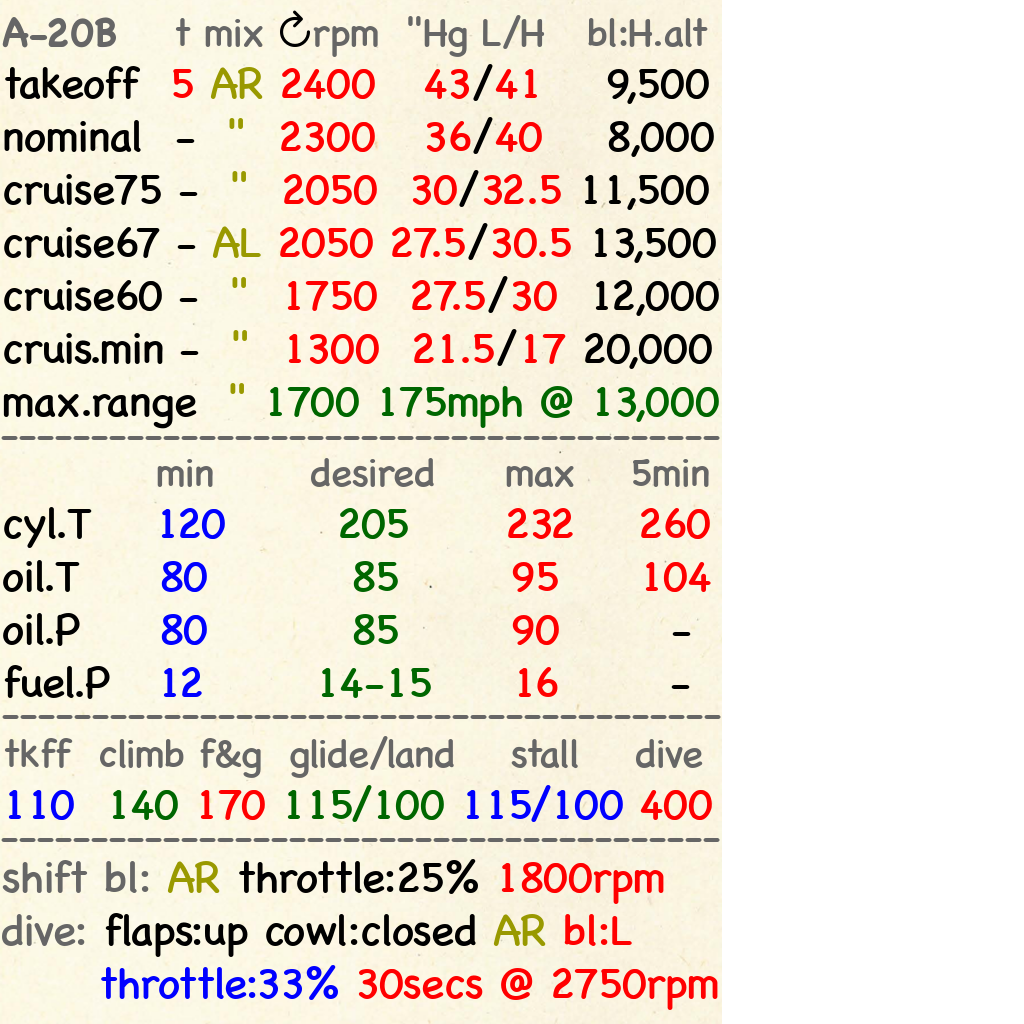
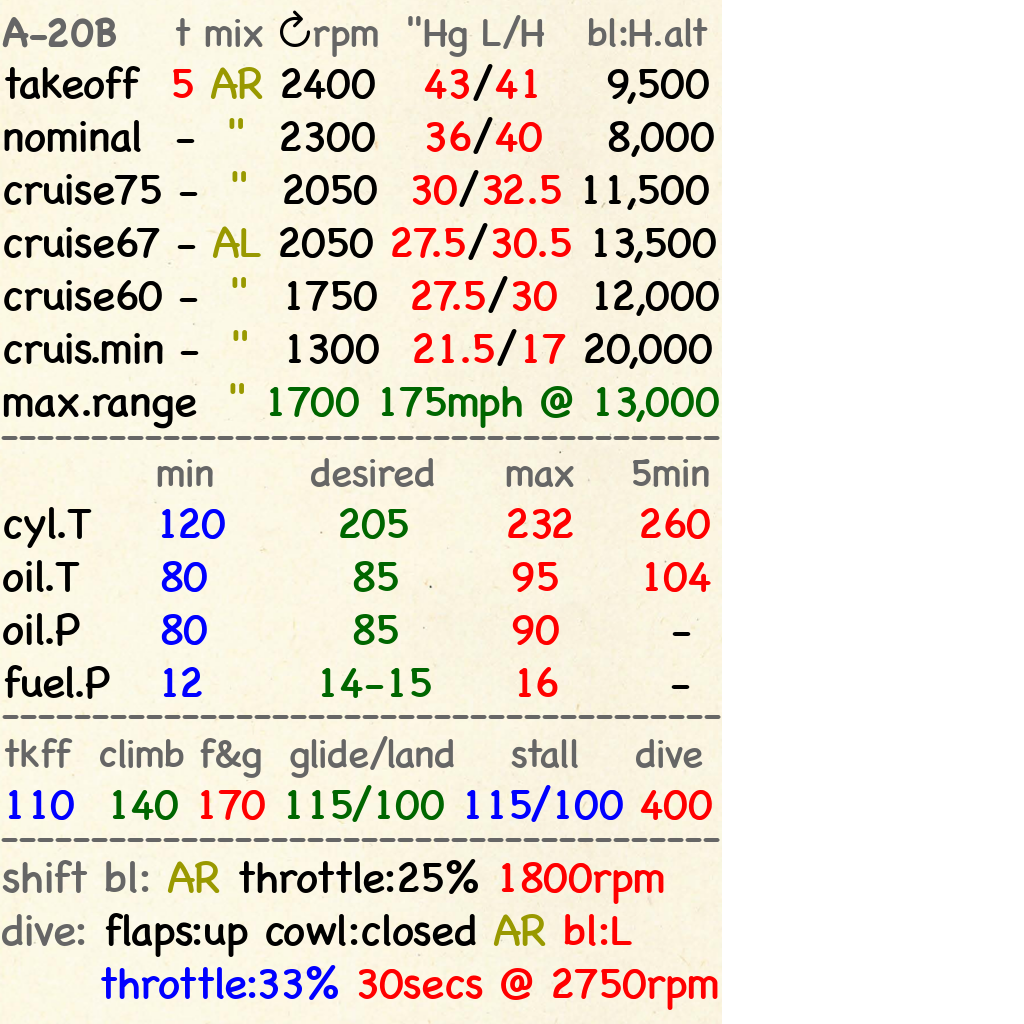
Before/after of a w=1024, h=1024 layered artwork. What changed in the layer stack:
painted on "A-20B t mix ↻rpm 'Hg L/H ..." over [280, 68, 379, 364]
